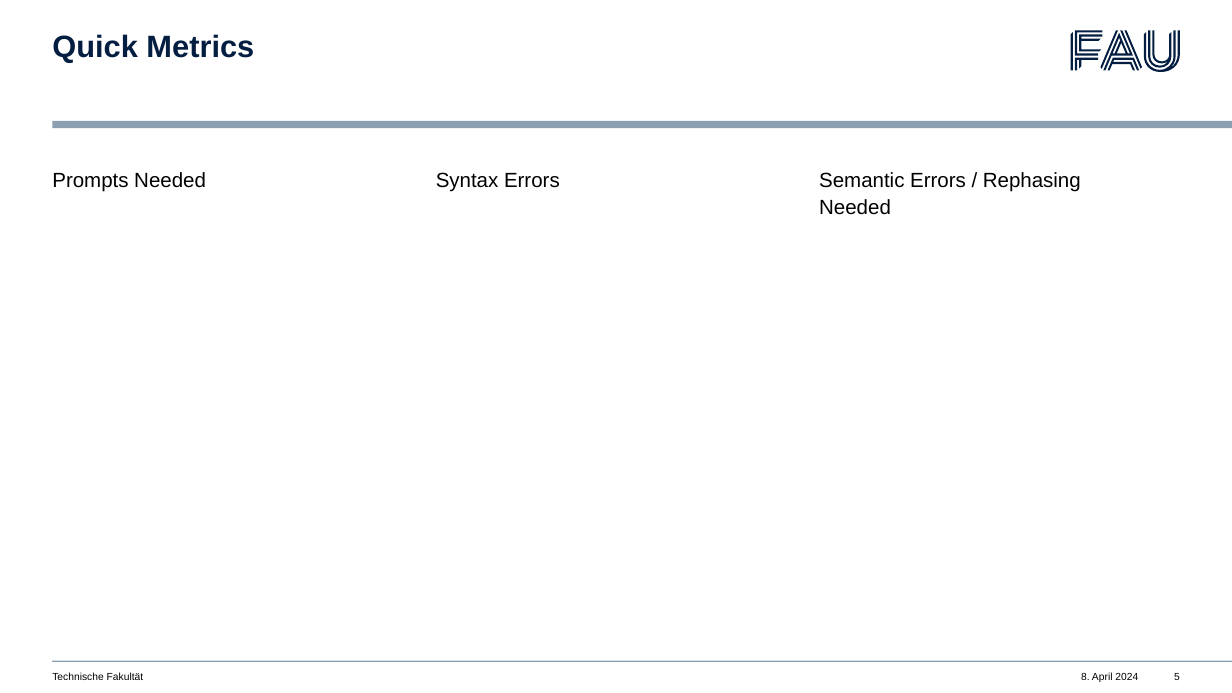
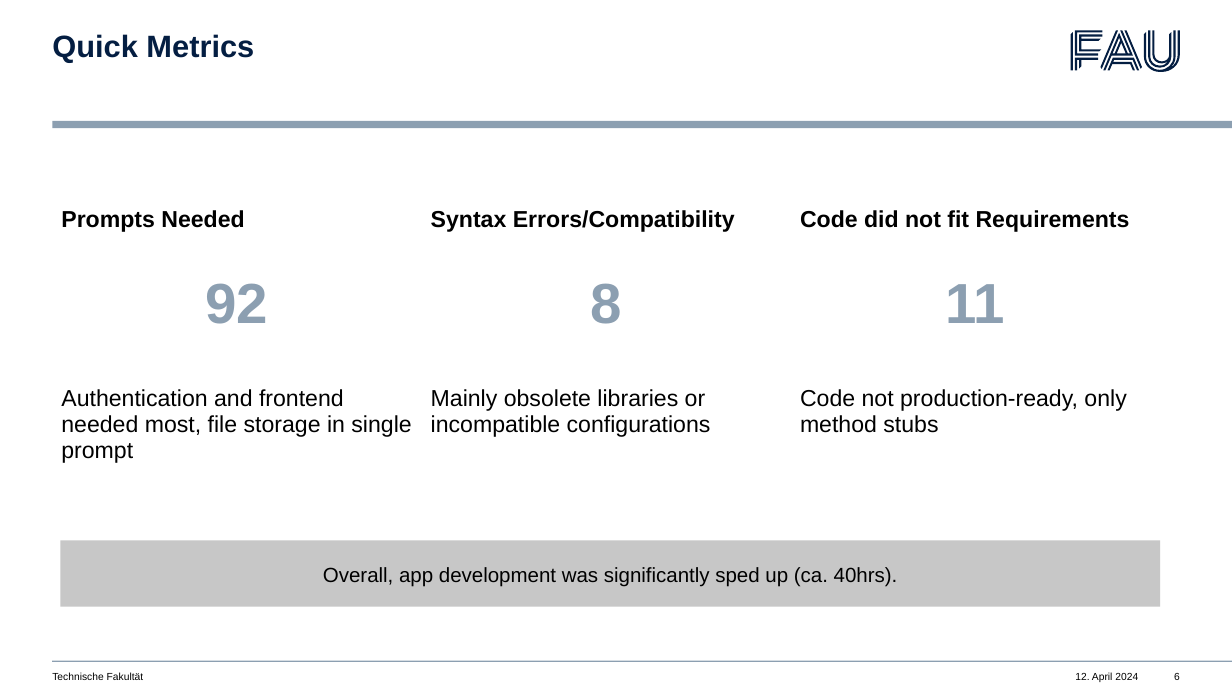
Before and after one commit to LisaRebecca/ProgLLM, a slide deck: slide 6 of presentation/ProgLLM_Lisa_Rebecca_Schmidt.pptx (slide 5 before the commit). Drawn at 1232x693 pixels with LibreOffice and Linux fonts; fonts in the diff are those of the drawing. Boxes give left, top, right and bottom in pixels: in the first picture for what was removed or moved away, otherwise in the second. Text is boxed around its words. In the diff, an @@ line names an element or a change of style, - is before the commit and + after.

```diff
--- a/presentation/ProgLLM_Lisa_Rebecca_Schmidt.pptx
+++ b/presentation/ProgLLM_Lisa_Rebecca_Schmidt.pptx
@@ text removed at (x1=52, y1=172, x2=206, y2=192) @@
-Prompts Needed
@@ text removed at (x1=436, y1=172, x2=560, y2=192) @@
-Syntax Errors
@@ text removed at (x1=819, y1=172, x2=1081, y2=215) @@
-Semantic Errors / Rephasing Needed
@@ table added at (x1=52, y1=202, x2=1161, y2=543), 3 rows, 3 columns @@
+Prompts Needed | Syntax Errors/Compatibility | Code did not fit Requirements
+92 | 8 | 11
+Authentication and frontend needed most, file storage in single prompt | Mainly obsolete libraries or incompatible configurations | Code not production-ready, only method stubs
@@ rectangle added at (x1=60, y1=541, x2=1160, y2=607), fill #C7C7C7, 16 pt, text #000000 @@
+Overall, app development was significantly sped up (ca. 40hrs).
@@ text at (x1=1075, y1=672, x2=1138, y2=682): text changed @@
-8. April 2024
+12. April 2024
```
Also in this commit, not shown: 6 other slides changed, 4 slides added, 26 slides removed, 44 other files.
